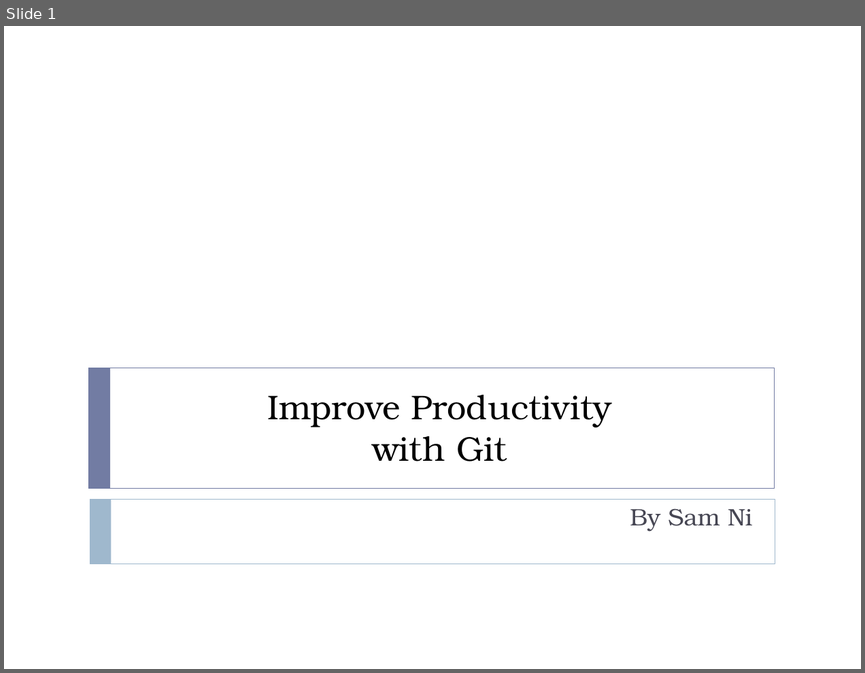
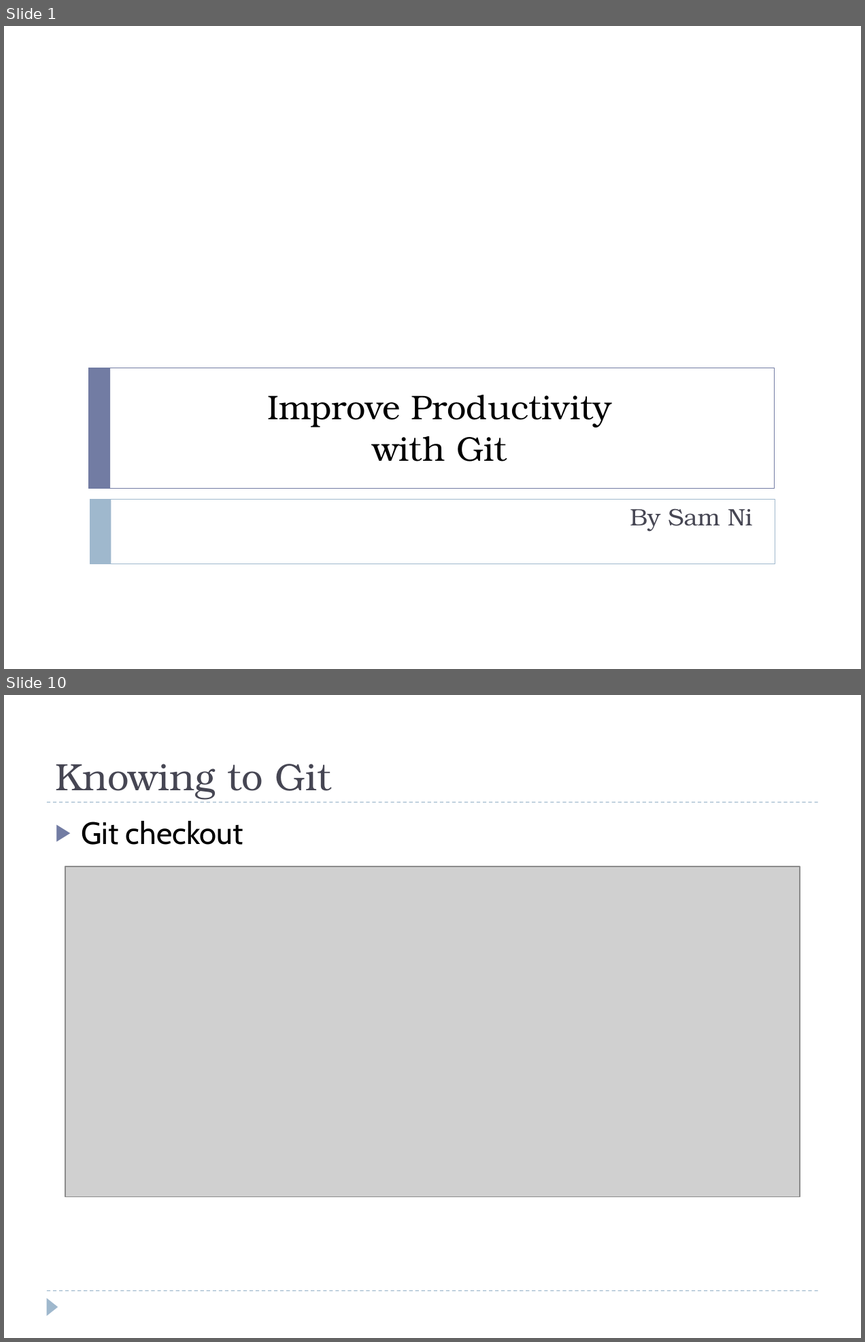
Before and after one commit to SamNiBoy/Trainning, a slide deck: Productivity_Git_Training.pptx. Shown one above the other, each under a label of ours: slide 1 before the commit, slides 1 and 10 after it; the slides between them are not shown. The pictures are 865x673 and 865x1342 pixels, drawn with LibreOffice and Linux fonts; fonts in the diff are those of the drawing; grey boxes stand for pictures. Boxes give left, top, right and bottom in pixels: in the first picture for what was removed or moved away, otherwise in the second. Text is boxed around its words. In the diff, an @@ line names an element or a change of style, - is before the commit and + after.

```diff
--- a/Productivity_Git_Training.pptx
+++ b/Productivity_Git_Training.pptx
@@ slide 10 added at box(4, 695, 861, 1338), background #FFFFFF @@
@@ title added at box(55, 764, 332, 799), 32 pt, text #464653 @@
+Knowing to Git
@@ line added from (47, 802) to (818, 802), #9FB8CD 0.75 pt dashed @@
@@ text added at box(81, 821, 243, 845), 26 pt, text #000000 @@
+▶ Git checkout
@@ picture added at box(65, 866, 799, 1196) @@
@@ line added from (47, 1291) to (818, 1291), #9FB8CD 0.75 pt dashed @@
@@ triangle added at box(47, 1297, 58, 1315), fill #9FB8CD @@
```
Also in this commit, not shown: 3 slides changed, 9 other slides added, 1 slide removed, 1 other file.
